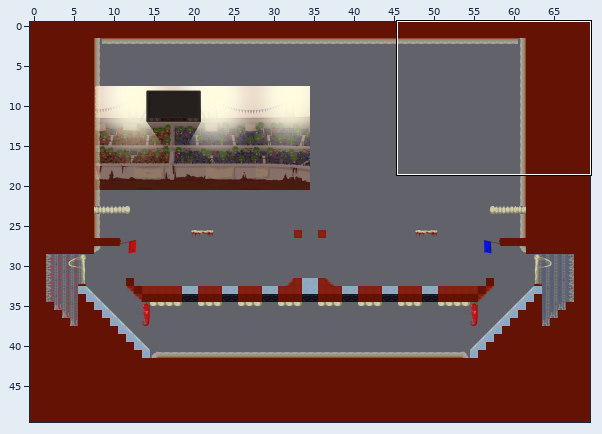
Two states of a Tiled map, data/assets/Maps/The_Match.tmx. The first picture is a wide view before the edit; the outline marks the close-up.
Close-up. Before:
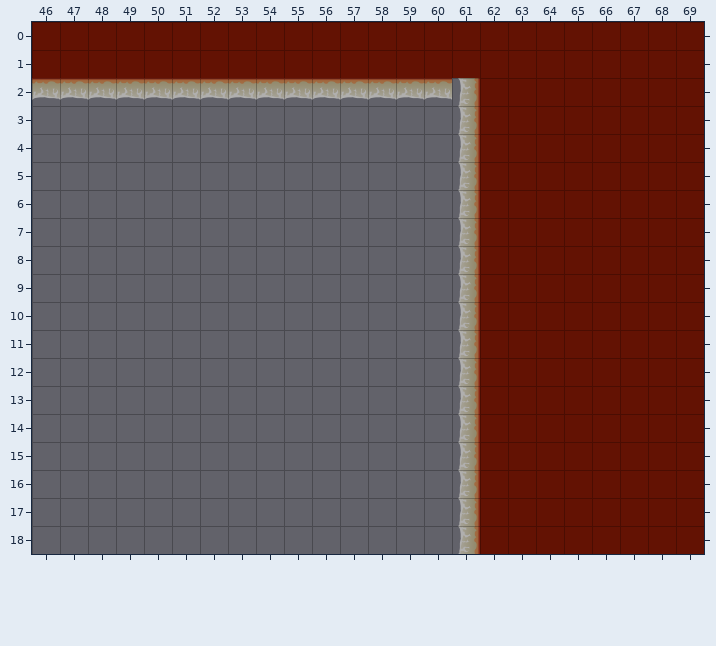
Cells are 64x64 px. Shown: x 46..69, y 0..18. The commit also changed other parts of the map, which this record leaves out.
The same view after the edit:
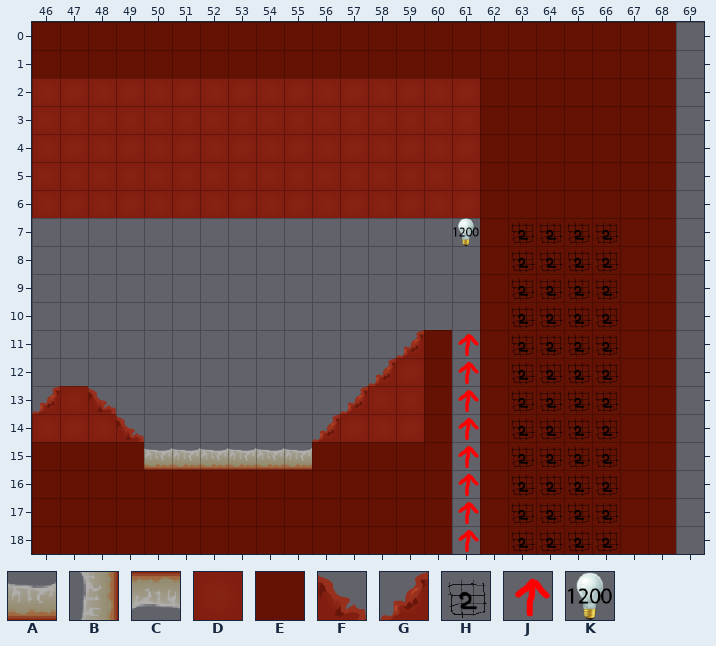
Key: from "Bouncy": A 0 "NonEdibleEdge", B 1, C 2; from "MeatEdible": D 0 "Block"; from "MeatNonEdible": E 0 "NonEdible"; from "MeatSlopes": F 0 "Slope", G 4; from "Spawns": H 7; from "Zoomzoom": J 0 "Zoomzoom"; from "light": K 3.
_ is an empty cell.
Tiles of an added or newly shown layer are drawn over the layers below it.
See-through tiles are keyed as they look on the map.
Changes in this commit:
{"where": "layer \"Level\""}
{"y":0,"x":69,"old":"E","new":"_"}
{"y":1,"x":69,"old":"E","new":"_"}
{"y":2,"x":46,"old":"CCCCCCCCCCCCCCCB","new":"DDDDDDDDDDDDDDDD"}
{"y":2,"x":69,"old":"E","new":"_"}
{"y":3,"x":46,"old":"_______________B","new":"DDDDDDDDDDDDDDDD"}
{"y":3,"x":69,"old":"E","new":"_"}
{"y":4,"x":46,"old":"_______________B","new":"DDDDDDDDDDDDDDDD"}
{"y":4,"x":69,"old":"E","new":"_"}
{"y":5,"x":46,"old":"_______________B","new":"DDDDDDDDDDDDDDDD"}
{"y":5,"x":69,"old":"E","new":"_"}
{"y":6,"x":46,"old":"_______________B","new":"DDDDDDDDDDDDDDDD"}
{"y":6,"x":69,"old":"E","new":"_"}
{"y":7,"x":61,"old":"B","new":"_"}
{"y":7,"x":69,"old":"E","new":"_"}
{"y":8,"x":61,"old":"B","new":"_"}
{"y":8,"x":69,"old":"E","new":"_"}
{"y":9,"x":61,"old":"B","new":"_"}
{"y":9,"x":69,"old":"E","new":"_"}
{"y":10,"x":61,"old":"B","new":"_"}
{"y":10,"x":69,"old":"E","new":"_"}
{"y":11,"x":59,"old":"__B","new":"GEJ"}
{"y":11,"x":69,"old":"E","new":"_"}
{"y":12,"x":58,"old":"___B","new":"GDEJ"}
{"y":12,"x":69,"old":"E","new":"_"}
{"y":13,"x":46,"old":"___","new":"GDF"}
{"y":13,"x":57,"old":"____B","new":"GDDEJ"}
{"y":13,"x":69,"old":"E","new":"_"}
{"y":14,"x":46,"old":"____","new":"DDDF"}
{"y":14,"x":56,"old":"_____B","new":"GDDDEJ"}
{"y":14,"x":69,"old":"E","new":"_"}
{"y":15,"x":46,"old":"_______________B","new":"EEEEAAAAAAEEEEEJ"}
{"y":15,"x":69,"old":"E","new":"_"}
{"y":16,"x":46,"old":"_______________B","new":"EEEEEEEEEEEEEEEJ"}
{"y":16,"x":69,"old":"E","new":"_"}
{"y":17,"x":46,"old":"_______________B","new":"EEEEEEEEEEEEEEEJ"}
{"y":17,"x":69,"old":"E","new":"_"}
{"y":18,"x":46,"old":"_______________B","new":"EEEEEEEEEEEEEEEJ"}
{"y":18,"x":69,"old":"E","new":"_"}
{"where": "layer \"Flags\" (now shown)"}
{"y":7,"x":61,"old":"_","new":"K"}
{"y":7,"x":63,"old":"____","new":"HHHH"}
{"y":8,"x":63,"old":"____","new":"HHHH"}
{"y":9,"x":63,"old":"____","new":"HHHH"}
{"y":10,"x":63,"old":"____","new":"HHHH"}
{"y":11,"x":63,"old":"____","new":"HHHH"}
{"y":12,"x":63,"old":"____","new":"HHHH"}
{"y":13,"x":63,"old":"____","new":"HHHH"}
{"y":14,"x":63,"old":"____","new":"HHHH"}
{"y":15,"x":63,"old":"____","new":"HHHH"}
{"y":16,"x":63,"old":"____","new":"HHHH"}
{"y":17,"x":63,"old":"____","new":"HHHH"}
{"y":18,"x":63,"old":"____","new":"HHHH"}
{"label":"removed","picture_box":[676,22,704,554]}
{"label":"changed","picture_box":[32,78,480,554]}
{"label":"added","picture_box":[511,222,619,553]}
